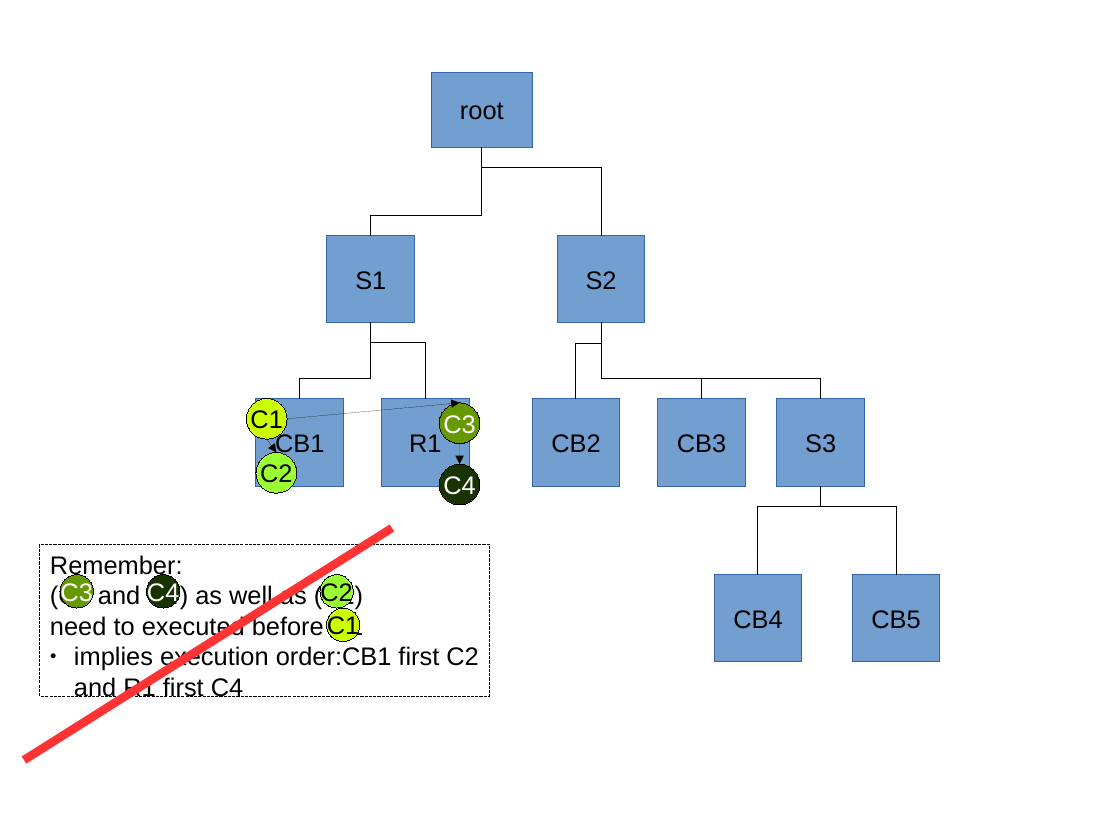
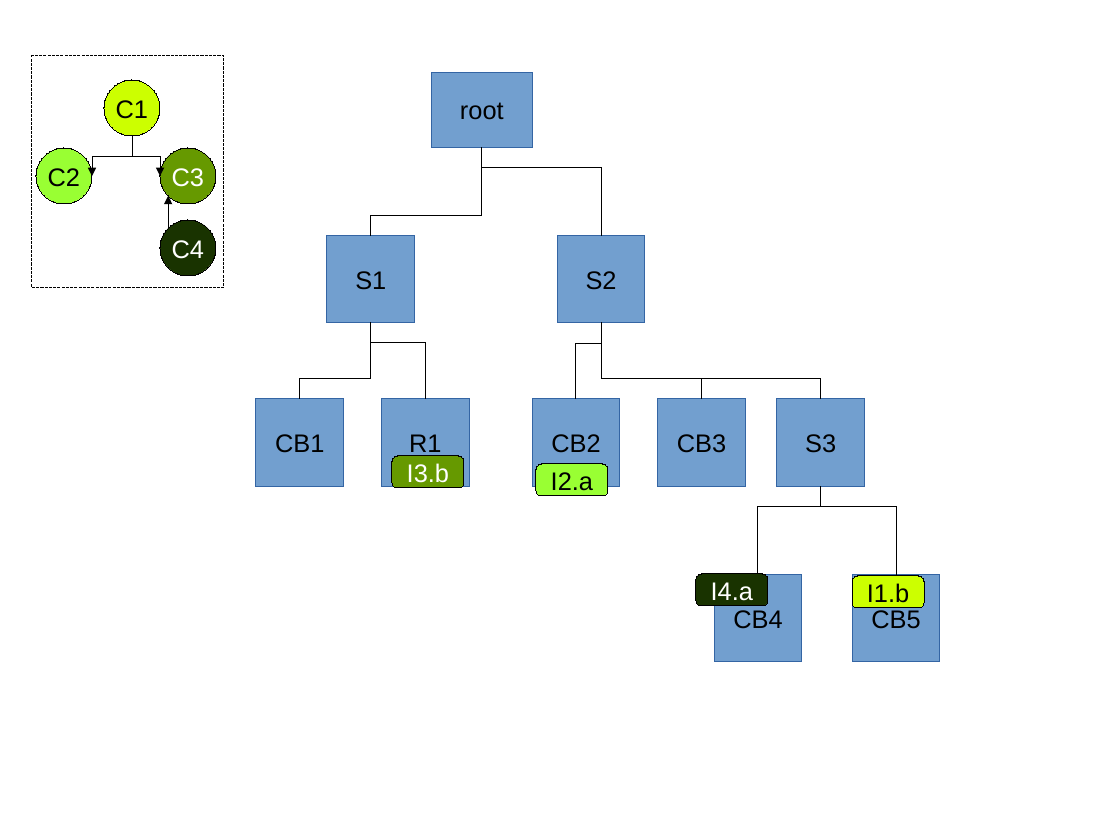
Before and after one commit to rene-schoene/racr-mquat, a slide deck: slide 7 of doc/the-problem.odp (slide 5 before the commit). Drawn at 1120x840 pixels with LibreOffice and Linux fonts; fonts in the diff are those of the drawing. Boxes give left, top, right and bottom in pixels: in the first picture for what was removed or moved away, otherwise in the second. Text is boxed around its words. In the diff, an @@ line names an element or a change of style, - is before the commit and + after.

```diff
--- a/doc/the-problem.odp
+++ b/doc/the-problem.odp
@@ rectangle added at <box>32,56,224,288</box>, outline #000000 0 pt @@
@@ ellipse "C1": place and size @@
-ellipse "C1" at <box>247,398,288,439</box>
+ellipse "C1" at <box>104,80,160,136</box>
@@ ellipse "C2": place and size @@
-ellipse "C2" at <box>256,452,297,493</box>
+ellipse "C2" at <box>36,148,91,204</box>
@@ elbow arrow added from (132, 136) to (92, 176), #000000 0 pt @@
@@ elbow arrow added from (132, 136) to (161, 176), #000000 0 pt @@
@@ ellipse "C3": place and size @@
-ellipse "C3" at <box>439,402,480,443</box>
+ellipse "C3" at <box>160,148,215,204</box>
@@ elbow arrow added from (169, 229) to (169, 196), #000000 0 pt @@
@@ ellipse "C4": place and size @@
-ellipse "C4" at <box>439,464,480,505</box>
+ellipse "C4" at <box>160,221,215,276</box>
@@ arrow removed from (288, 419) to (459, 402) @@
@@ arrow removed from (267, 439) to (276, 452) @@
@@ arrow removed from (459, 444) to (459, 464) @@
@@ rounded rectangle added at <box>392,456,464,488</box>, fill #669900, outline #000000 0 pt, 18 pt, text #FFFFFF @@
+I3.b
@@ rounded rectangle added at <box>537,464,609,496</box>, fill #99FF33, outline #000000 0 pt, 18 pt, text #000000 @@
+I2.a
@@ line removed from (24, 760) to (392, 528) @@
@@ rectangle removed at <box>40,544,489,696</box> @@
-Remember:
-(C3 and C4) as well as (C2)
-need to executed before C1
-● implies execution order:CB1 first C2
-  and R1 first C4
@@ ellipse removed at <box>60,574,94,608</box> @@
-C3
@@ ellipse removed at <box>146,574,180,608</box> @@
-C4
@@ ellipse removed at <box>320,574,354,608</box> @@
-C2
@@ rounded rectangle added at <box>696,574,768,606</box>, fill #193300, outline #000000 0 pt, 18 pt, text #FFFFFF @@
+I4.a
@@ rounded rectangle added at <box>853,576,925,608</box>, fill #CCFF00, outline #000000 0 pt, 18 pt, text #000000 @@
+I1.b
@@ ellipse removed at <box>326,608,360,641</box> @@
-C1
```
Also in this commit, not shown: 4 other slides changed, 2 slides added, 1 slide removed.
